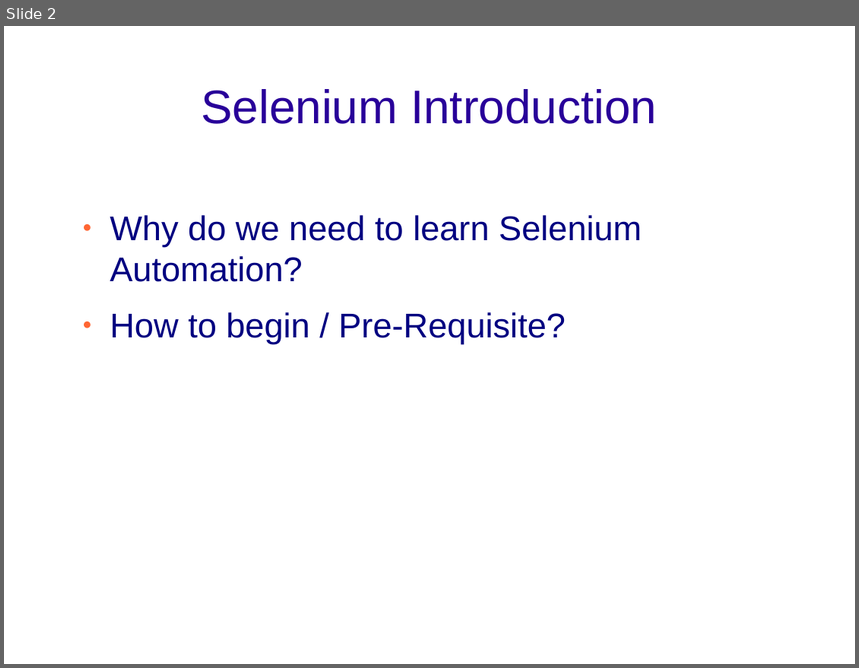
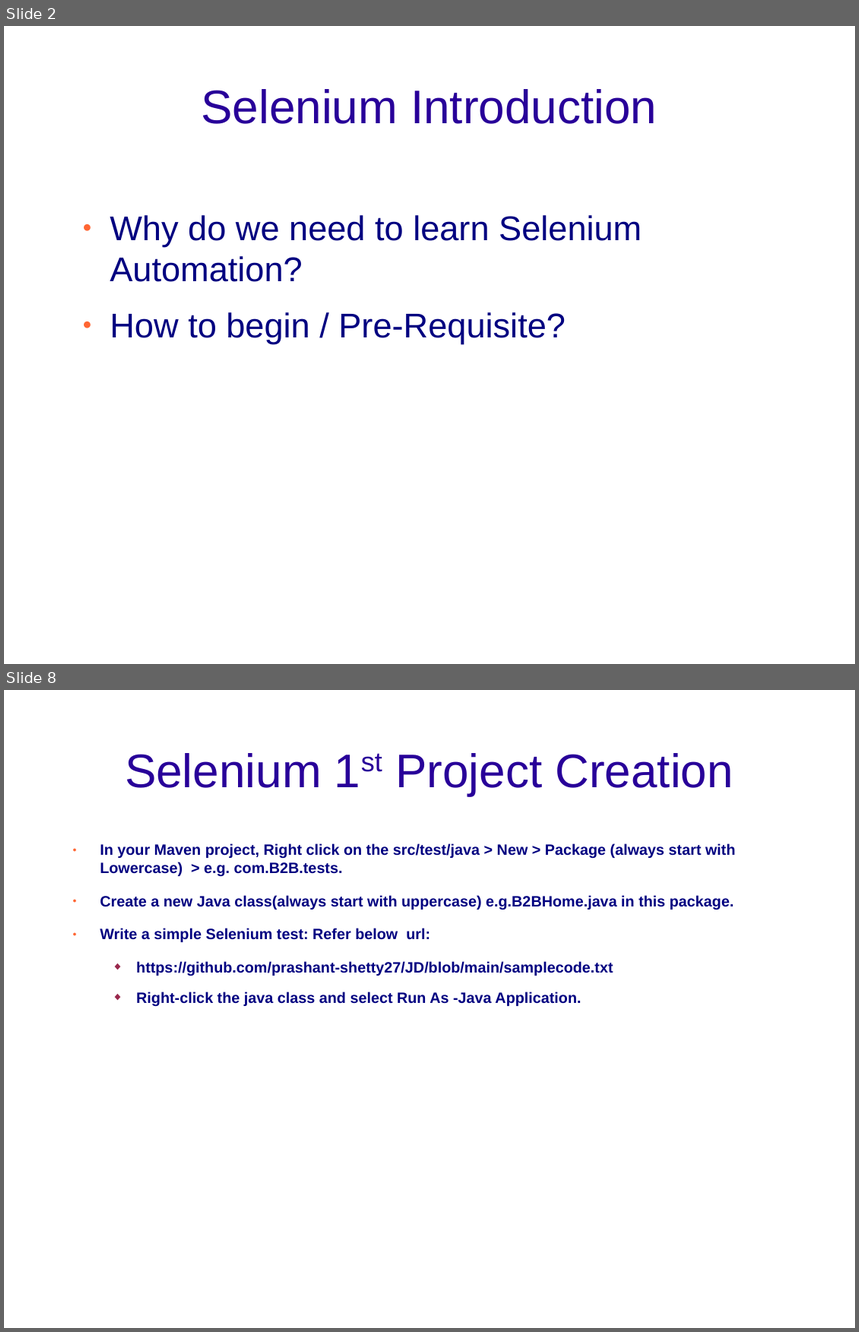
Before and after one commit to prashant-shetty27/JD, a slide deck: Prashant_Selenium_KT.odp. Shown one above the other, each under a label of ours: slide 2 before the commit, slides 2 and 8 after it; the slides between them are not shown. The pictures are 859x668 and 859x1332 pixels, drawn with LibreOffice and Linux fonts; fonts in the diff are those of the drawing; background and template pictures are left out. Boxes give left, top, right and bottom in pixels: in the first picture for what was removed or moved away, otherwise in the second. Text is boxed around its words. In the diff, an @@ line names an element or a change of style, - is before the commit and + after.

```diff
--- a/Prashant_Selenium_KT.odp
+++ b/Prashant_Selenium_KT.odp
@@ slide 8 added at [4, 690, 855, 1328], background picture (left out) @@
@@ title added at [125, 753, 734, 796], 44 pt, text #280099 @@
+Selenium 1st Project Creation
@@ text added at [100, 844, 735, 1006], 14 pt, text #000080, bold @@
+● In your Maven project, Right click on the src/test/java > New > Package (always start with Lowercase) > e.g. com.B2B.tests.
+● Create a new Java class(always start with uppercase) e.g.B2BHome.java in this package.
+● Write a simple Selenium test: Refer below url:
+  ◆ https://github.com/prashant-shetty27/JD/blob/main/samplecode.txt
+  ◆ Right-click the java class and select Run As -Java Application.
```
Also in this commit, not shown: 4 slides changed, 4 other slides added, 4 slides removed.
